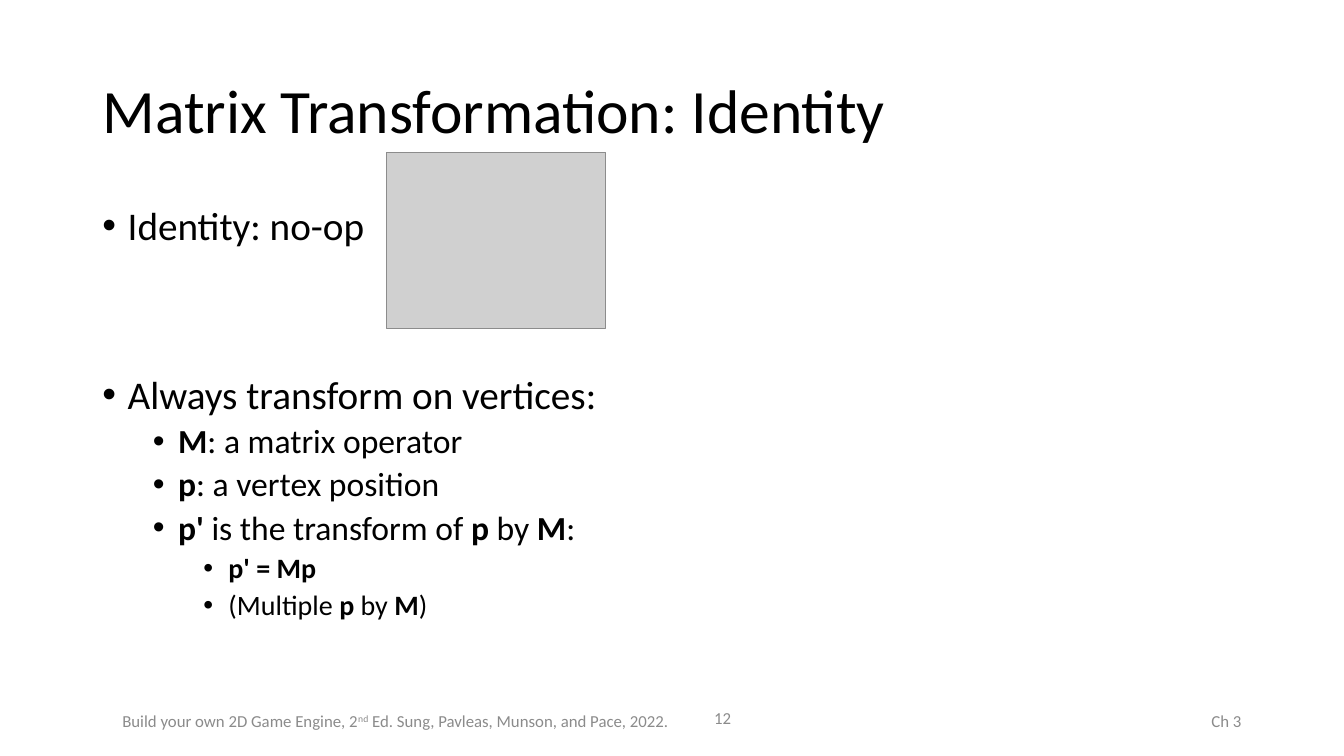
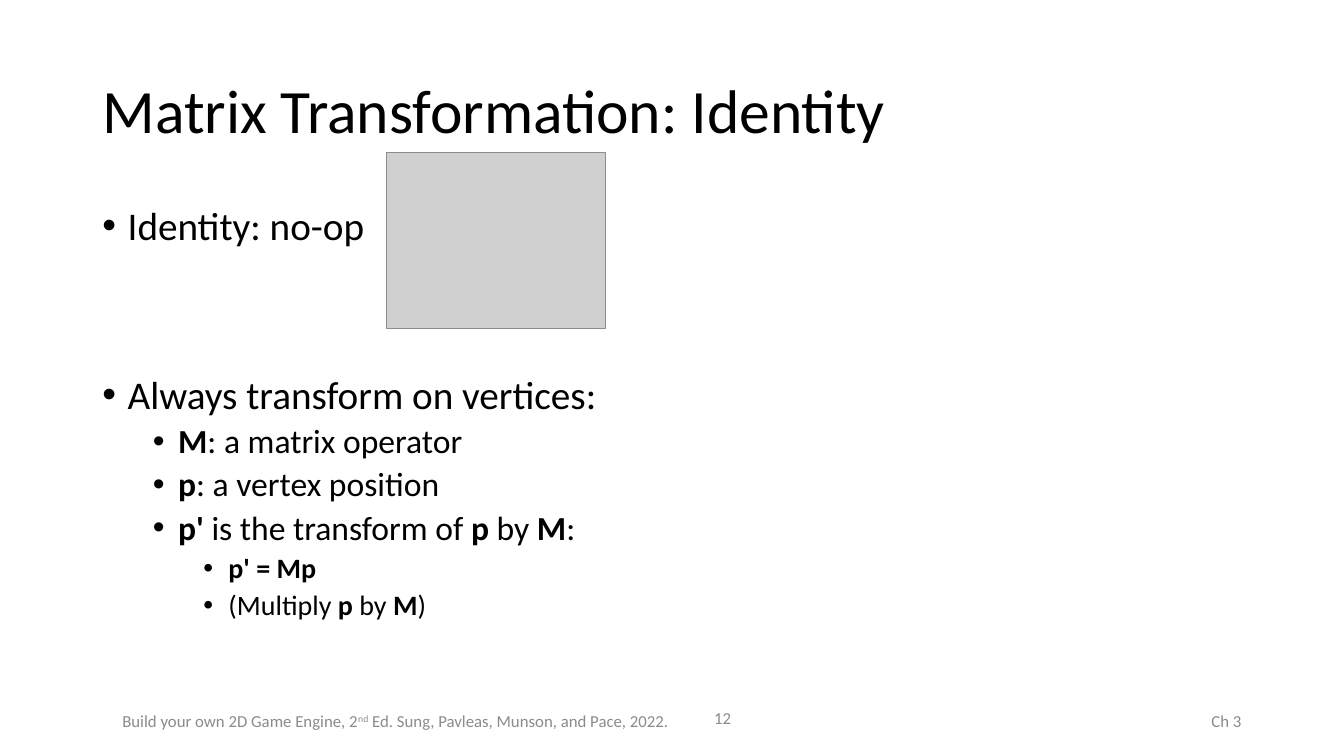
Before and after one commit to Apress/build-your-own-2d-game-engine-2e, a slide deck: slide 12 of AdditionalMaterials/BookPPTs/Chap3.pptx. Drawn at 1344x756 pixels with LibreOffice and Linux fonts; fonts in the diff are those of the drawing; grey boxes stand for pictures. Boxes give left, top, right and bottom in pixels: in the first picture for what was removed or moved away, otherwise in the second. Text is boxed around its words. In the diff, an @@ line names an element or a change of style, - is before the commit and + after.

```diff
--- a/AdditionalMaterials/BookPPTs/Chap3.pptx
+++ b/AdditionalMaterials/BookPPTs/Chap3.pptx
@@ text at bbox=[228, 594, 426, 620]: text changed @@
-    • (Multiple p by M)
+    • (Multiply p by M)
```
